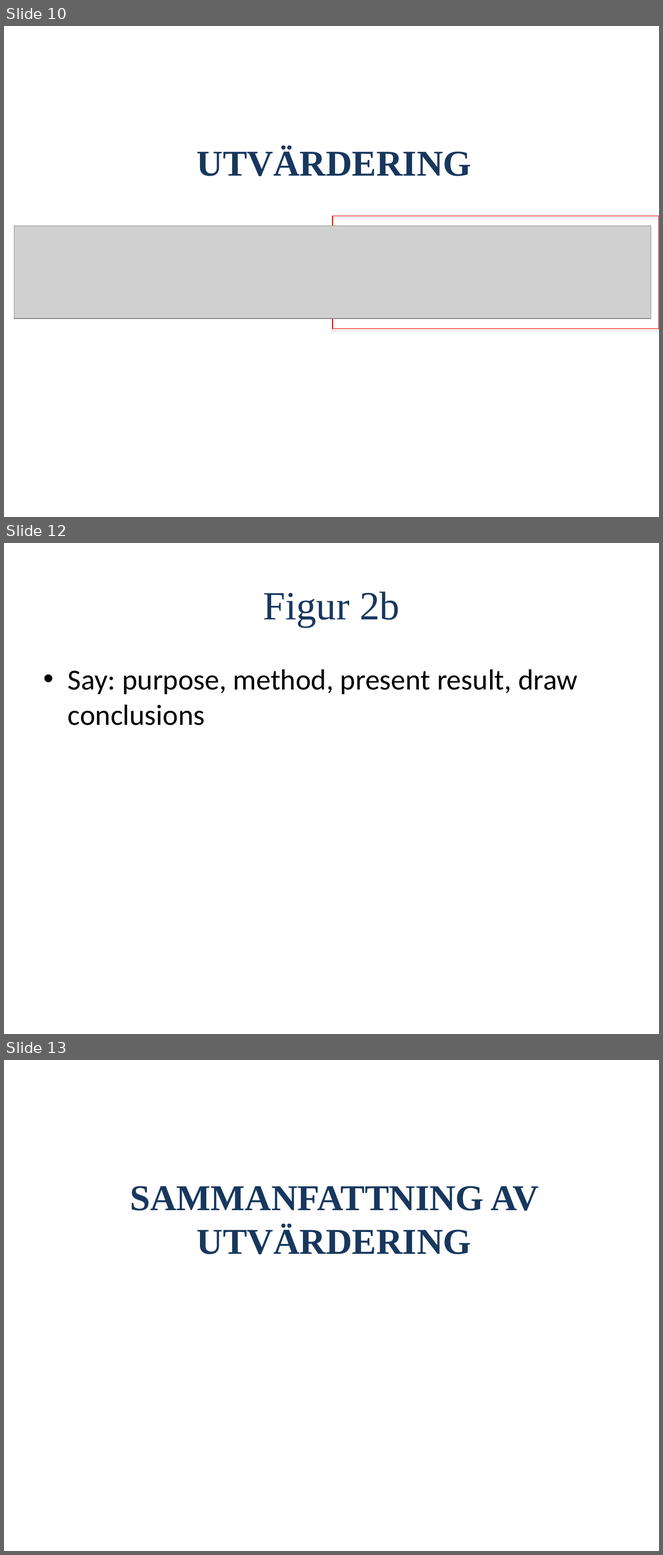
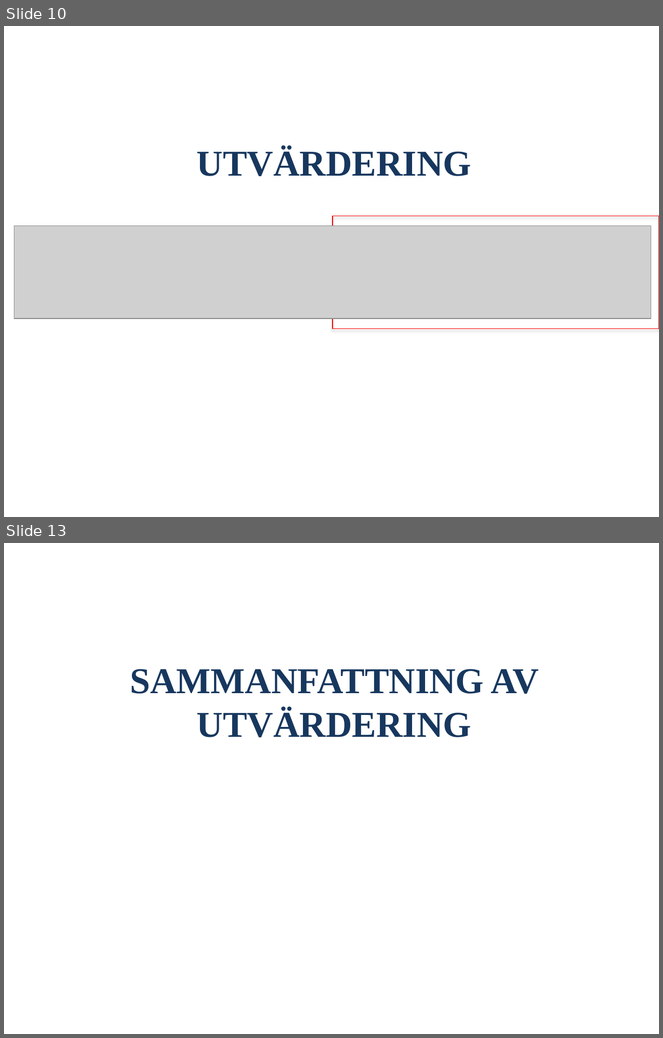
Before and after one commit to OliviaImner/thesis_document, a slide deck: Thesis/Presentation.pptx. Shown one above the other, each under a label of ours: slides 10, 12 and 13 before the commit, slides 10 and 13 after it; the slides between them are not shown. The pictures are 663x1555 and 663x1038 pixels, drawn with LibreOffice and Linux fonts; fonts in the diff are those of the drawing; grey boxes stand for pictures. Boxes give left, top, right and bottom in pixels: in the first picture for what was removed or moved away, otherwise in the second. Text is boxed around its words. In the diff, an @@ line names an element or a change of style, - is before the commit and + after.

```diff
--- a/Thesis/Presentation.pptx
+++ b/Thesis/Presentation.pptx
@@ slide 12 removed at (x1=4, y1=543, x2=659, y2=1034), background #FFFFFF @@
@@ title removed at (x1=263, y1=591, x2=400, y2=627) @@
-Figur 2b
@@ text removed at (x1=68, y1=669, x2=578, y2=726) @@
-• Say: purpose, method, present result, draw conclusions
```
Also in this commit, not shown: 1 slide changed, 3 slides added, 3 other slides removed, 1 other file.
